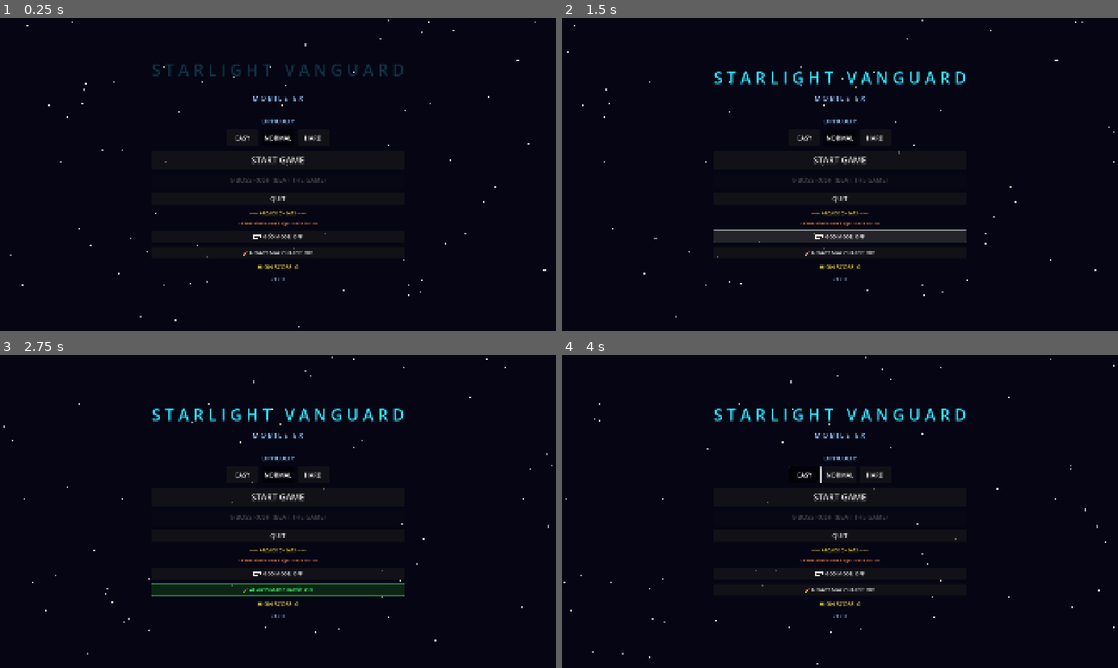
Above: before the commit, frames 1-4 (two rows, left to right).
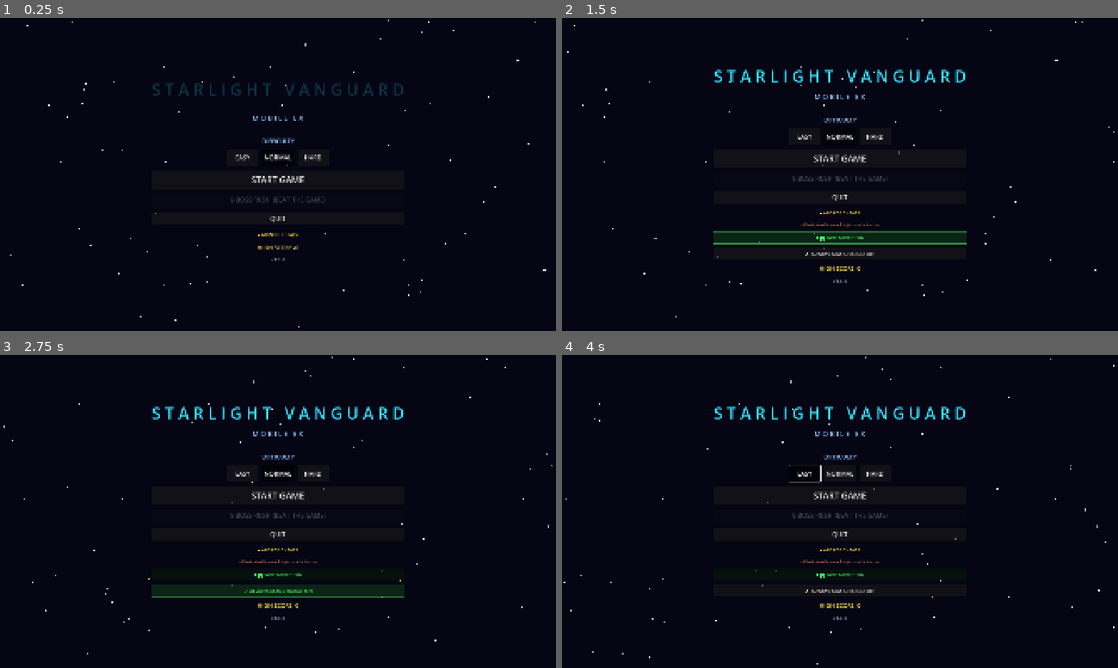
Above: after the commit, the same moments.

Repository: b6-stack/rtype-game
Game: Godot game, scene res://scenes/main_menu/MainMenu.tscn
Two runs of this game, one before a commit and one after it. Both use one fixed random seed, a clock stepped at 60 frames per second and the inputs below.
Inputs (mouse positions are in pixels of both pictures, inside the frame that each line leads up to):
- Up to frame 1 (0.25 s): no input
- Up to frame 2 (1.5 s): click (840, 237) at 0.5 s, where only the run before the commit has a clickable "🛡️ GOD MODE: OFF"; click "🛡️ GOD MODE: ON" (after the commit: "🛡️ GOD MODE: OFF") at 1.25 s
- Up to frame 3 (2.75 s): click "🚀 ALWAYS MAX CHARGE: OFF" at 2 s
- Up to frame 4 (4 s): click "🚀 ALWAYS MAX CHARGE: ON" at 2.75 s; click "EASY" at 3.5 s

The runs differ from the first frame. In frame 1, 2.5% of the frame differs, in the area x 27-73%, y 14-84%; in frame 2, 2.7%, in the area x 27-73%, y 16-85%; in frame 3, 2.5%; in frame 4, 1.9%.

Commit message:
Collapsible main-menu cheats section, thematic per-level/boss music
Main menu: cheats now live behind a "▸ ARCADE CHEATS" toggle button,
collapsed by default — deliberately opened rather than always visible.

Music: replaced the old system (10 level tracks that were just the
same arpeggio pattern transposed to different root notes, and one
single boss track reused for all 10 bosses) with a parameterized theme
engine. Added AudioManager.LEVEL_THEMES (10 entries, one per biome —
Blue Cave, Red Cavern, Green Base, Brown Fortress, Purple Alien, Teal
Station, Crimson Core, Gold Final, Cosmic Void, Solar Core) and
BOSS_THEMES (10 entries, one per boss — Iron Claw's mechanical stomp,
Hydra's 3-voice slither, Behemoth's rumble, Sentinel's rotating
pulses, Swarm Queen's buzzing dissonance, Photon Core's laser sweeps,
Abyss Gate's warped dimensional wobble, Omega's layered grandeur,
Dread Star's cosmic-horror drone, Hyperion's blazing finale).

Each theme is a dictionary of knobs (root pitch, arpeggio interval
pattern, tempo, bass rhythm style [pulse/drone/stomp/march/wobble/
stab], brightness/harmonic content, tremolo, extra interweaving
voices, percussion density) fed into a new shared _synth_theme()
function, so every level and boss now has a genuinely distinct,
identity-matched sound instead of the same shape in a different key.

play_boss_music() now takes the boss index so it can pick the right
theme and switch correctly between different bosses (previously it
ignored which boss was fighting and would even no-op if boss music
was already playing for a different boss).

Co-Authored-By: Claude Sonnet 5 <noreply@anthropic.com>

Diff:
--- a/autoloads/AudioManager.gd
+++ b/autoloads/AudioManager.gd
@@ -24,12 +24,42 @@
 var _sfx_hit: AudioStreamWAV
 var _sfx_boss: AudioStreamWAV
 
-# Level music tracks & Boss music track
+# Level music tracks & Boss music tracks
 var _level_tracks: Dictionary = {}
-var _boss_music_track: AudioStreamWAV = null
+var _boss_music_tracks: Dictionary = {}
 var _victory_music_track: AudioStreamWAV = null
 var _current_level_music: int = -1
+var _current_boss_music_index: int = -1
 var _is_boss_music: bool = false
+
+## Per-level theme parameters (index 0 = level 1), matching each level's
+## biome name/mood in LevelGenerator.LEVEL_COLORS.
+const LEVEL_THEMES: Array[Dictionary] = [
+	{ "root": 130.81, "arp": [1.0, 1.2, 1.333, 1.5, 1.778], "step": 0.35, "bass_style": "drone", "brightness": 0.0, "percussion": 0.06, "tremolo": 0.0, "voices": 1, "duration": 3.2 },   # 1 Blue Cave — mysterious, sparse
+	{ "root": 146.83, "arp": [1.0, 1.125, 1.2, 1.333, 1.5], "step": 0.20, "bass_style": "pulse", "brightness": 0.25, "percussion": 0.18, "tremolo": 0.0, "voices": 1, "duration": 2.6 },  # 2 Red Cavern — aggressive, driving
+	{ "root": 164.81, "arp": [1.0, 1.2, 1.0, 1.333, 1.5, 1.2], "step": 0.24, "bass_style": "wobble", "brightness": 0.15, "percussion": 0.14, "tremolo": 0.15, "voices": 1, "duration": 2.9 }, # 3 Green Base — organic, syncopated
+	{ "root": 174.61, "arp": [1.0, 1.0, 1.25, 1.5], "step": 0.22, "bass_style": "march", "brightness": 0.35, "percussion": 0.22, "tremolo": 0.0, "voices": 1, "duration": 2.6 },        # 4 Brown Fortress — militaristic
+	{ "root": 196.00, "arp": [1.0, 1.122, 1.26, 1.414, 1.587], "step": 0.30, "bass_style": "drone", "brightness": 0.1, "percussion": 0.05, "tremolo": 0.35, "voices": 1, "duration": 3.4 }, # 5 Purple Alien — eerie, dissonant
+	{ "root": 220.00, "arp": [1.0, 1.125, 1.25, 1.333, 1.5, 1.667, 1.875, 2.0], "step": 0.11, "bass_style": "pulse", "brightness": 0.4, "percussion": 0.28, "tremolo": 0.0, "voices": 1, "duration": 2.4 }, # 6 Teal Station — techy, fast
+	{ "root": 246.94, "arp": [1.0, 1.2, 1.333, 1.5], "step": 0.15, "bass_style": "stab", "brightness": 0.35, "percussion": 0.24, "tremolo": 0.0, "voices": 1, "duration": 2.4 },        # 7 Crimson Core — intense
+	{ "root": 261.63, "arp": [1.0, 1.125, 1.25, 1.333, 1.5, 1.667, 1.875], "step": 0.20, "bass_style": "march", "brightness": 0.45, "percussion": 0.16, "tremolo": 0.0, "voices": 1, "duration": 2.8 }, # 8 Gold Final — triumphant
+	{ "root": 146.83, "arp": [1.0, 1.122, 1.0, 0.944], "step": 0.5, "bass_style": "drone", "brightness": 0.0, "percussion": 0.03, "tremolo": 0.2, "voices": 1, "duration": 4.0 },       # 9 Cosmic Void — ambient, spacious
+	{ "root": 329.63, "arp": [1.0, 1.25, 1.5, 1.875, 2.0, 1.5], "step": 0.14, "bass_style": "pulse", "brightness": 0.5, "percussion": 0.3, "tremolo": 0.0, "voices": 1, "duration": 2.2 }, # 10 Solar Core — blazing
+]
+
+## Per-boss theme parameters (index matches BossManager.BOSS_SCRIPTS order).
+const BOSS_THEMES: Array[Dictionary] = [
+	{ "root": 110.0, "arp": [1.0, 1.0, 1.2, 1.0], "step": 0.30, "bass_style": "stomp", "brightness": 0.1, "percussion": 0.2, "tremolo": 0.0, "voices": 1, "duration": 3.0 },             # Iron Claw — heavy mechanical stomp
+	{ "root": 138.59, "arp": [1.0, 1.122, 1.26, 1.414, 1.26, 1.122], "step": 0.18, "bass_style": "wobble", "brightness": 0.2, "percussion": 0.1, "tremolo": 0.25, "voices": 3, "duration": 3.0 }, # Hydra — 3 interweaving/slithering voices
+	{ "root": 98.0, "arp": [1.0, 1.0, 1.2], "step": 0.4, "bass_style": "stomp", "brightness": 0.0, "percussion": 0.15, "tremolo": 0.0, "voices": 1, "duration": 3.2 },                  # Behemoth — thunderous rumble
+	{ "root": 185.0, "arp": [1.333, 1.5, 1.333, 1.5], "step": 0.15, "bass_style": "pulse", "brightness": 0.3, "percussion": 0.18, "tremolo": 0.0, "voices": 1, "duration": 2.4 },       # Sentinel — mechanical, rotating pulses
+	{ "root": 220.0, "arp": [1.0, 1.06, 1.12, 1.06], "step": 0.10, "bass_style": "wobble", "brightness": 0.3, "percussion": 0.22, "tremolo": 0.4, "voices": 2, "duration": 2.2 },       # Swarm Queen — buzzing, insectoid
+	{ "root": 440.0, "arp": [1.0, 1.125, 1.25, 1.5, 1.25, 1.125], "step": 0.13, "bass_style": "pulse", "brightness": 0.55, "percussion": 0.2, "tremolo": 0.1, "voices": 1, "duration": 2.2 }, # Photon Core — bright laser sweeps
+	{ "root": 130.0, "arp": [1.0, 1.0, 0.944, 1.0], "step": 0.28, "bass_style": "wobble", "brightness": 0.05, "percussion": 0.08, "tremolo": 0.5, "voices": 1, "duration": 3.2 },       # Abyss Gate — dark, warped/dimensional
+	{ "root": 164.81, "arp": [1.0, 1.2, 1.333, 1.5, 1.778, 1.5], "step": 0.16, "bass_style": "march", "brightness": 0.4, "percussion": 0.24, "tremolo": 0.0, "voices": 2, "duration": 2.6 }, # Omega — epic, layered grandeur
+	{ "root": 73.42, "arp": [1.0, 1.06, 1.0, 0.944], "step": 0.5, "bass_style": "drone", "brightness": 0.0, "percussion": 0.05, "tremolo": 0.3, "voices": 2, "duration": 3.6 },         # Dread Star — ominous cosmic horror
+	{ "root": 293.66, "arp": [1.0, 1.25, 1.5, 1.875, 2.0, 1.875, 1.5, 1.25], "step": 0.10, "bass_style": "stab", "brightness": 0.55, "percussion": 0.3, "tremolo": 0.0, "voices": 2, "duration": 2.2 }, # Hyperion — blazing solar intensity
+]
 
 func _ready() -> void:
 	_music_player = AudioStreamPlayer.new()
@@ -59,11 +89,14 @@
 		_music_player.volume_db = _vol_db(music_volume, music_muted)
 		_music_player.play()
 
-func play_boss_music() -> void:
-	if music_muted or _is_boss_music:
+func play_boss_music(boss_index: int = 0) -> void:
+	if music_muted:
+		return
+	if _is_boss_music and _current_boss_music_index == boss_index and _music_player.playing:
 		return
 	_is_boss_music = true
-	var stream: AudioStreamWAV = _get_or_create_boss_track()
+	_current_boss_music_index = boss_index
+	var stream: AudioStreamWAV = _get_or_create_boss_track(boss_index)
 	if stream:
 		_music_player.stream = stream
 		_music_player.volume_db = _vol_db(music_volume, music_muted)
@@ -233,27 +266,20 @@
 		return (0.3 if sin(TAU * siren * t) > 0.0 else -0.3) * env * 0.40
 	)
 
-func _get_or_create_boss_track() -> AudioStreamWAV:
-	if _boss_music_track != null:
-		return _boss_music_track
+func _get_or_create_boss_track(boss_index: int) -> AudioStreamWAV:
+	var idx: int = clampi(boss_index, 0, BOSS_THEMES.size() - 1)
+	if _boss_music_tracks.has(idx):
+		return _boss_music_tracks[idx]
 
 	const RATE: int = 22050
-	const DURATION: float = 2.40
-	var sample_count: int = int(RATE * DURATION)
-
-	_boss_music_track = _create_wav(sample_count, RATE, true, func(_i: int, t: float, _total: float) -> float:
-		var step_16th: int = int(t * 13.33)
-		var root: float = 185.0 # F#3
-		var bass_freq: float = root * (1.5 if (step_16th % 4 == 3) else (1.0 if (step_16th % 2 == 0) else 0.5))
-		var siren_freq: float = root * 2.0 * (1.333 if (step_16th % 8 < 4) else 1.5)
-
-		var bass: float = (0.26 if sin(TAU * bass_freq * t) > 0.0 else -0.26)
-		var lead: float = sin(TAU * siren_freq * t) * 0.28
-		var noise_tick: float = (randf_range(-0.2, 0.2) if fmod(t, 0.15) < 0.02 else 0.0)
-
-		return clampf(bass + lead + noise_tick, -0.9, 0.9)
-	)
-	return _boss_music_track
+	var params: Dictionary = BOSS_THEMES[idx]
+	var sample_count: int = int(RATE * float(params.get("duration", 2.6)))
+
+	var track: AudioStreamWAV = _create_wav(sample_count, RATE, true, func(_i: int, t: float, _total: float) -> float:
+		return _synth_theme(t, params)
+	)
+	_boss_music_tracks[idx] = track
+	return track
 
 func _get_or_create_victory_track() -> AudioStreamWAV:
 	if _victory_music_track != null:
@@ -286,32 +312,78 @@
 		return _level_tracks[lvl]
 
 	const RATE: int = 22050
-	const DURATION: float = 2.80
-	var sample_count: int = int(RATE * DURATION)
-
-	var base_freqs: Array[float] = [
-		130.81, 146.83, 164.81, 174.61, 196.00,
-		220.00, 246.94, 261.63, 293.66, 329.63
-	]
-	var root: float = base_freqs[clampi(lvl - 1, 0, 9)]
-	var scale_mults: Array[float] = [1.0, 1.20, 1.333, 1.50, 1.778]
+	var idx: int = clampi(lvl - 1, 0, LEVEL_THEMES.size() - 1)
+	var params: Dictionary = LEVEL_THEMES[idx]
+	var sample_count: int = int(RATE * float(params.get("duration", 2.8)))
 
 	var track: AudioStreamWAV = _create_wav(sample_count, RATE, true, func(_i: int, t: float, _total: float) -> float:
-		var step_8th: int = int(t * 5.714)
-		var arpeggio_idx: int = step_8th % scale_mults.size()
-		var lead_freq: float = root * 2.0 * scale_mults[arpeggio_idx]
-		var bass_freq: float = root * (1.0 if (step_8th % 2 == 0) else 0.5)
-
-		var lead: float = sin(TAU * lead_freq * t) * 0.25
-		var bass: float = (0.22 if sin(TAU * bass_freq * t) > 0.0 else -0.22)
-		var hihat_step: float = fmod(t, 0.175)
-		var hihat: float = (randf_range(-0.15, 0.15) if hihat_step < 0.02 else 0.0)
-
-		return clampf(lead + bass + hihat, -0.9, 0.9)
+		return _synth_theme(t, params)
 	)
 
 	_level_tracks[lvl] = track
 	return track
+
+## Shared parameterized synthesizer for level/boss themes — a handful of
+## knobs (root pitch, arpeggio interval pattern, tempo, bass rhythm style,
+## brightness/harmonic content, tremolo, percussion density, extra voices)
+## combine into genuinely distinct-sounding, thematically-tuned tracks
+## without needing a bespoke hand-written synth function per level/boss.
+func _synth_theme(t: float, p: Dictionary) -> float:
+	var root: float = p.get("root", 220.0)
+	var arp: Array = p.get("arp", [1.0, 1.2, 1.333, 1.5, 1.778])
+	var step: float = p.get("step", 0.2)
+	var brightness: float = p.get("brightness", 0.0)
+	var tremolo: float = p.get("tremolo", 0.0)
+	var percussion: float = p.get("percussion", 0.15)
+	var voices: int = p.get("voices", 1)
+
+	var step_idx: int = int(t / step)
+	var arp_idx: int = step_idx % arp.size()
+	var lead_freq: float = root * 2.0 * float(arp[arp_idx])
+
+	# Lead melody, with optional bright octave-up sparkle and tremolo.
+	var lead: float = sin(TAU * lead_freq * t) * 0.25
+	if brightness > 0.0:
+		lead += sin(TAU * lead_freq * 2.0 * t) * 0.12 * brightness
+	if tremolo > 0.0:
+		lead *= (1.0 - tremolo * 0.5) + tremolo * 0.5 * sin(TAU * 6.0 * t)
+
+	# Extra interweaving voices (e.g. Hydra's 3 heads) — detuned copies of
+	# the lead at slightly offset ratios and phases.
+	if voices > 1:
+		for v in range(1, voices):
+			var v_freq: float = lead_freq * (1.0 + 0.08 * v)
+			lead += sin(TAU * v_freq * t + float(v) * 1.7) * 0.12
+
+	# Bass rhythm styles.
+	var bass_style: String = p.get("bass_style", "pulse")
+	var bass: float = 0.0
+	match bass_style:
+		"pulse":
+			var bf: float = root * (1.0 if (step_idx % 2 == 0) else 0.5)
+			bass = (0.22 if sin(TAU * bf * t) > 0.0 else -0.22)
+		"drone":
+			bass = sin(TAU * root * 0.5 * t) * 0.26
+		"stomp":
+			var beat_t: float = fmod(t, step * 4.0)
+			var env: float = maxf(0.0, 1.0 - beat_t / 0.3)
+			bass = sin(TAU * root * 0.5 * t) * env * 0.38
+		"march":
+			var beat_t2: float = fmod(t, step * 2.0)
+			bass = (0.24 if beat_t2 < step else -0.10)
+		"wobble":
+			var wob: float = sin(TAU * 2.0 * t)
+			bass = sin(TAU * (root * 0.5) * (1.0 + 0.15 * wob) * t) * 0.24
+		"stab":
+			var beat_t3: float = fmod(t, step)
+			var env3: float = maxf(0.0, 1.0 - beat_t3 / (step * 0.4))
+			bass = sin(TAU * root * t) * env3 * 0.3
+
+	# Percussion tick density.
+	var perc_step: float = fmod(t, step * 0.875)
+	var perc: float = (randf_range(-percussion, percussion) if perc_step < 0.02 else 0.0)
+
+	return clampf(lead + bass + perc, -0.9, 0.9)
 
 func _create_wav(sample_count: int, sample_rate: int, is_loop: bool, synth_func: Callable) -> AudioStreamWAV:
 	var bytes := PackedByteArray()
--- a/autoloads/GameState.gd
+++ b/autoloads/GameState.gd
@@ -8,7 +8,7 @@
 
 ## Bump this alongside export_presets.cfg's version/name on every release
 ## so the main menu version label reflects what's actually installed.
-const APP_VERSION := "1.7.0"
+const APP_VERSION := "1.8.0"
 
 signal score_changed(new_score: int)
 signal lives_changed(new_lives: int)
--- a/scenes/bosses/BossManager.gd
+++ b/scenes/bosses/BossManager.gd
@@ -60,7 +60,7 @@
 
 	_fight_active = true
 	AudioManager.play_boss_sfx()
-	AudioManager.play_boss_music()
+	AudioManager.play_boss_music(index)
 
 	# Tell level generator boss is active so it creates open arena chunks
 	if level_generator:
--- a/scenes/main_menu/MainMenu.gd
+++ b/scenes/main_menu/MainMenu.gd
@@ -12,8 +12,10 @@
 	$Center/VBox/DifficultyRow/NormalButton,
 	$Center/VBox/DifficultyRow/HardButton,
 ]
-@onready var _god_mode_btn: Button = $Center/VBox/CheatGodModeBtn
-@onready var _max_charge_btn: Button = $Center/VBox/CheatMaxChargeBtn
+@onready var _cheats_toggle_btn: Button = $Center/VBox/CheatsToggleBtn
+@onready var _cheats_panel: VBoxContainer = $Center/VBox/CheatsPanel
+@onready var _god_mode_btn: Button = $Center/VBox/CheatsPanel/CheatGodModeBtn
+@onready var _max_charge_btn: Button = $Center/VBox/CheatsPanel/CheatMaxChargeBtn
 
 const STAR_COUNT: int = 120
 var _stars: Array[Dictionary] = []
@@ -96,9 +98,16 @@
 # active run) ──────────────────────────────────────────────────
 
 func _setup_cheat_buttons() -> void:
+	_cheats_toggle_btn.pressed.connect(_on_cheats_toggle_pressed)
 	_god_mode_btn.pressed.connect(_on_cheat_god_mode)
 	_max_charge_btn.pressed.connect(_on_cheat_max_charge)
 	_update_cheat_btn_texts()
+
+## Deliberately collapsed by default — cheats should be an explicit
+## opt-in the player has to go open, not something visible at a glance.
+func _on_cheats_toggle_pressed() -> void:
+	_cheats_panel.visible = not _cheats_panel.visible
+	_cheats_toggle_btn.text = ("▾" if _cheats_panel.visible else "▸") + " ARCADE CHEATS"
 
 func _on_cheat_god_mode() -> void:
 	GameState.mark_cheats_used()
--- a/scenes/main_menu/MainMenu.tscn
+++ b/scenes/main_menu/MainMenu.tscn
@@ -108,14 +108,20 @@
 custom_minimum_size = Vector2(360, 44)
 theme_override_font_sizes/font_size = 22
 
-[node name="CheatsHeader" type="Label" parent="Center/VBox"]
+[node name="CheatsToggleBtn" type="Button" parent="Center/VBox"]
 layout_mode = 2
-text = "─── ARCADE CHEATS ───"
-horizontal_alignment = 1
+text = "▸ ARCADE CHEATS"
+custom_minimum_size = Vector2(360, 32)
 theme_override_font_sizes/font_size = 16
 theme_override_colors/font_color = Color(1.0, 0.85, 0.2, 1)
+flat = true
 
-[node name="CheatsCaveatLabel" type="Label" parent="Center/VBox"]
+[node name="CheatsPanel" type="VBoxContainer" parent="Center/VBox"]
+layout_mode = 2
+theme_override_constants/separation = 16
+visible = false
+
+[node name="CheatsCaveatLabel" type="Label" parent="Center/VBox/CheatsPanel"]
 layout_mode = 2
 custom_minimum_size = Vector2(380, 0)
 text = "⚠ Cheats disable score & high score for that run"
@@ -124,13 +130,13 @@
 theme_override_font_sizes/font_size = 12
 theme_override_colors/font_color = Color(1.0, 0.55, 0.3, 1)
 
-[node name="CheatGodModeBtn" type="Button" parent="Center/VBox"]
+[node name="CheatGodModeBtn" type="Button" parent="Center/VBox/CheatsPanel"]
 layout_mode = 2
 text = "🛡️ GOD MODE: OFF"
 custom_minimum_size = Vector2(360, 40)
 theme_override_font_sizes/font_size = 17
 
-[node name="CheatMaxChargeBtn" type="Button" parent="Center/VBox"]
+[node name="CheatMaxChargeBtn" type="Button" parent="Center/VBox/CheatsPanel"]
 layout_mode = 2
 text = "🚀 ALWAYS MAX CHARGE: OFF"
 custom_minimum_size = Vector2(360, 40)
Not shown, changed: export_presets.cfg
